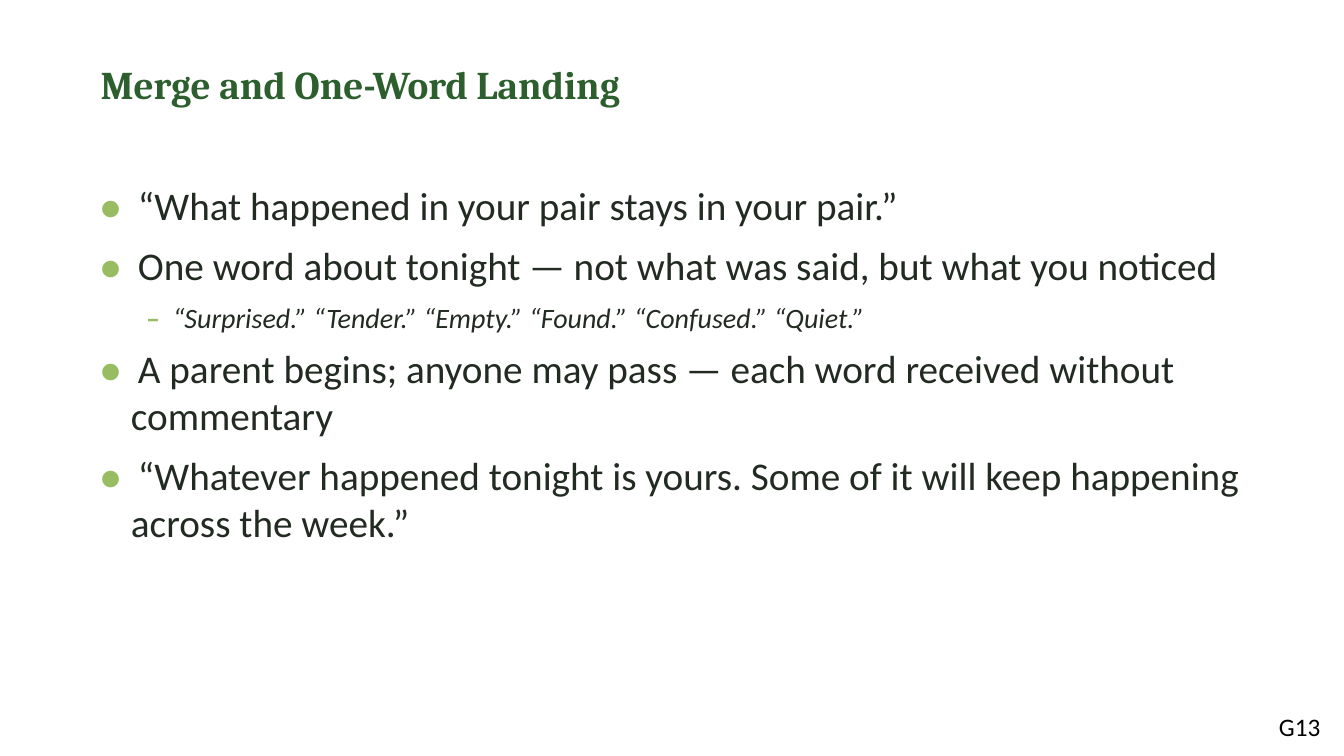
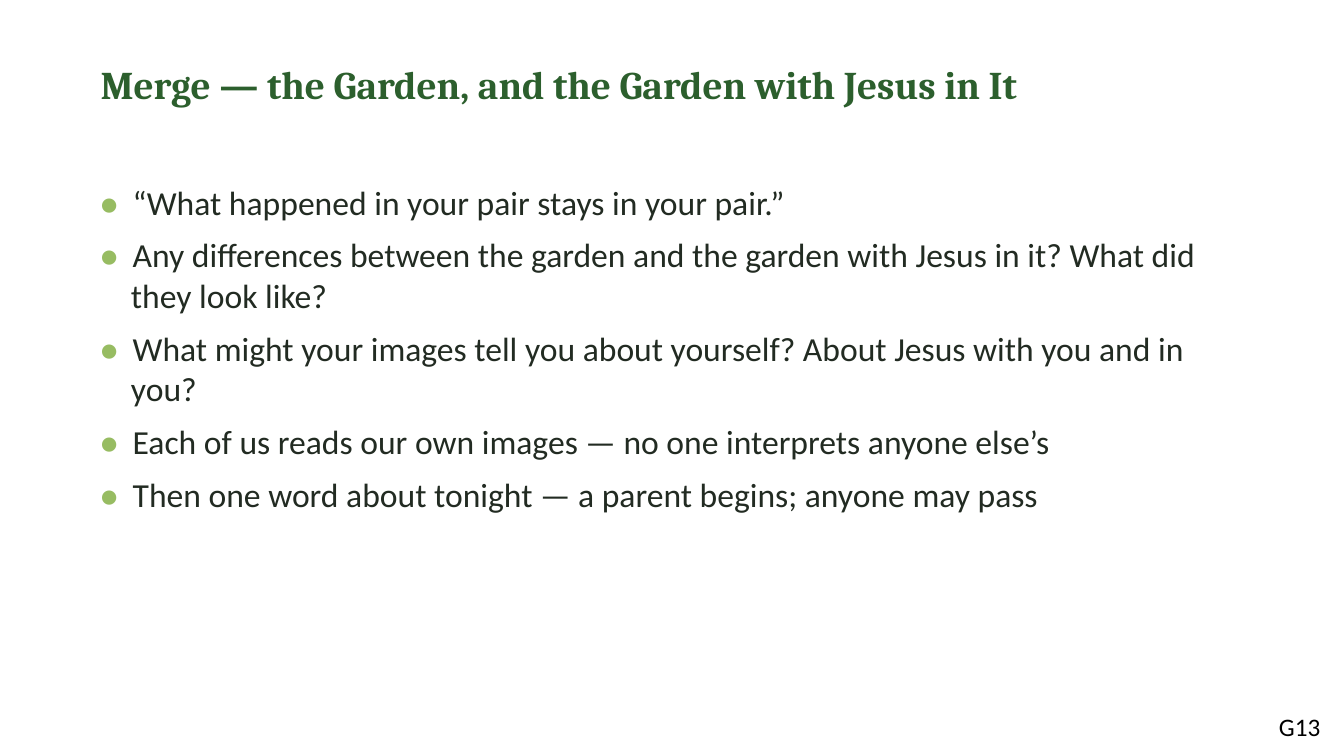
Before and after one commit to jgtittle-ministries/fellowship-of-the-heart-pilot-at-cca-dev, a slide deck: slide 13 of _implementation-notes/evening-series/FotH Evening Session 9-10 Combined Slides DRAFT v1.pptx. Drawn at 1344x756 pixels with LibreOffice and Linux fonts; fonts in the diff are those of the drawing. Boxes give left, top, right and bottom in pixels: in the first picture for what was removed or moved away, otherwise in the second. Text is boxed around its words. In the diff, an @@ line names an element or a change of style, - is before the commit and + after.

```diff
--- a/_implementation-notes/evening-series/FotH Evening Session 9-10 Combined Slides DRAFT v1.pptx
+++ b/_implementation-notes/evening-series/FotH Evening Session 9-10 Combined Slides DRAFT v1.pptx
@@ text at [101,71,1017,108]: text changed @@
-Merge and One-Word Landing
+Merge — the Garden, and the Garden with Jesus in It
@@ text at [133,191,785,221]: size 28 to 24 pt in "• “What happened in your pair stays ..." @@
@@ text at [131,243,1195,513]: text changed; size 28 to 24 pt @@
-• One word about tonight — not what was said, but what you noticed
-– “Surprised.” “Tender.” “Empty.” “Found.” “Confused.” “Quiet.”
-• A parent begins; anyone may pass — each word received without commentary
-• “Whatever happened tonight is yours. Some of it will keep happening across the week.”
+• Any differences between the garden and the garden with Jesus in it? What did they look like?
+• What might your images tell you about yourself? About Jesus with you and in you?
+• Each of us reads our own images — no one interprets anyone else’s
+• Then one word about tonight — a parent begins; anyone may pass
```
Also in this commit, not shown: 5 other slides changed, 5 other files.
